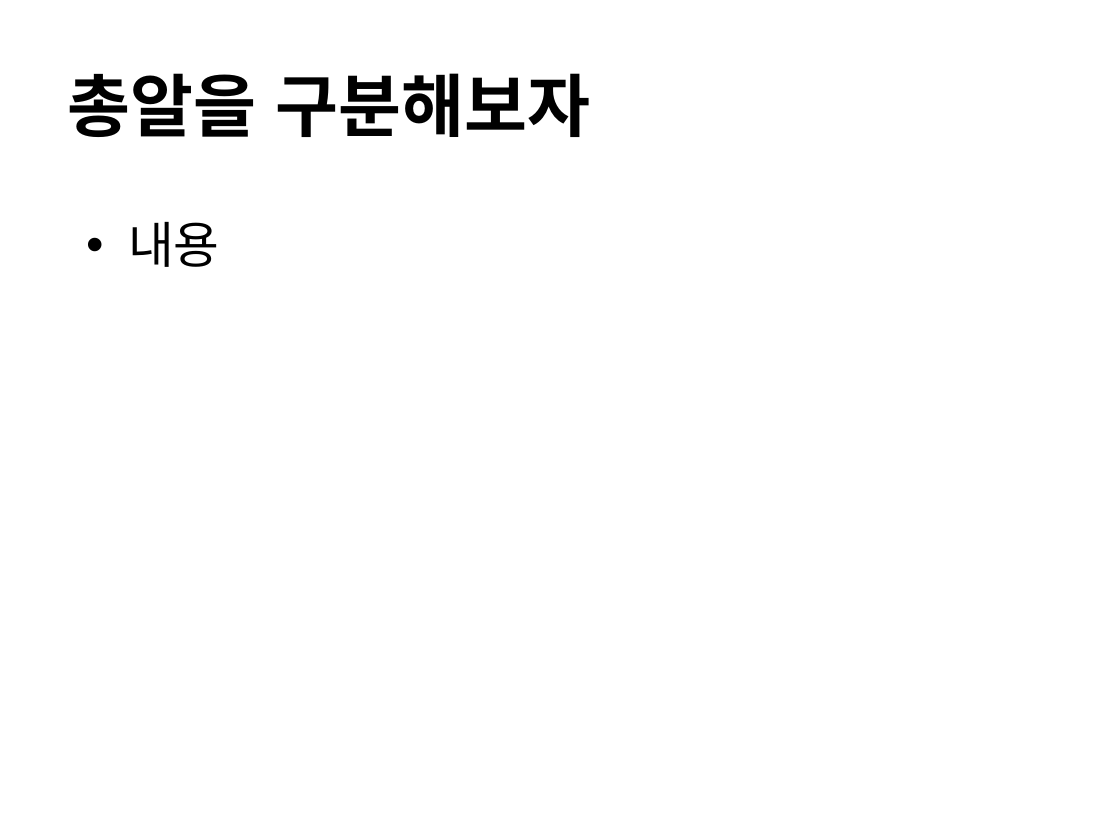
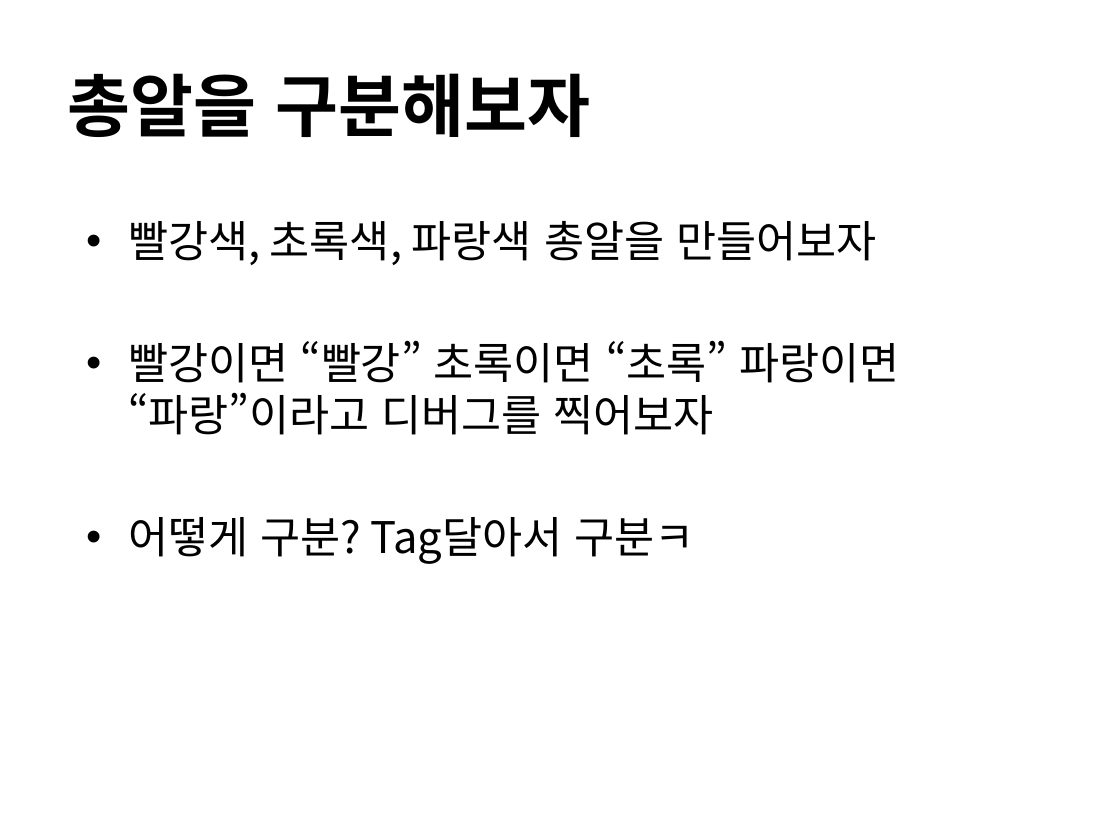
Before and after one commit to IamGroooooot/cien-unity-2019, a slide deck: slide 28 of 2주차.pptx (slide 23 before the commit). Drawn at 1120x840 pixels with LibreOffice and Linux fonts; fonts in the diff are those of the drawing. Boxes give left, top, right and bottom in pixels: in the first picture for what was removed or moved away, otherwise in the second. Text is boxed around its words. In the diff, an @@ line names an element or a change of style, - is before the commit and + after.

Commit message:
2주차 때 대충 어떻게 할지 구상하고 대충 피피티 만듦

```diff
--- a/2주차.pptx
+++ b/2주차.pptx
@@ text at <box>128,221,900,564</box>: text changed; size 32 to 28 pt @@
-• 내용
+• 빨강색, 초록색, 파랑색 총알을 만들어보자
+• 빨강이면 “빨강” 초록이면 “초록” 파랑이면 “파랑”이라고 디버그를 찍어보자
+• 어떻게 구분? Tag달아서 구분ㅋ
```
Also in this commit, not shown: 8 other slides changed, 5 slides added.
